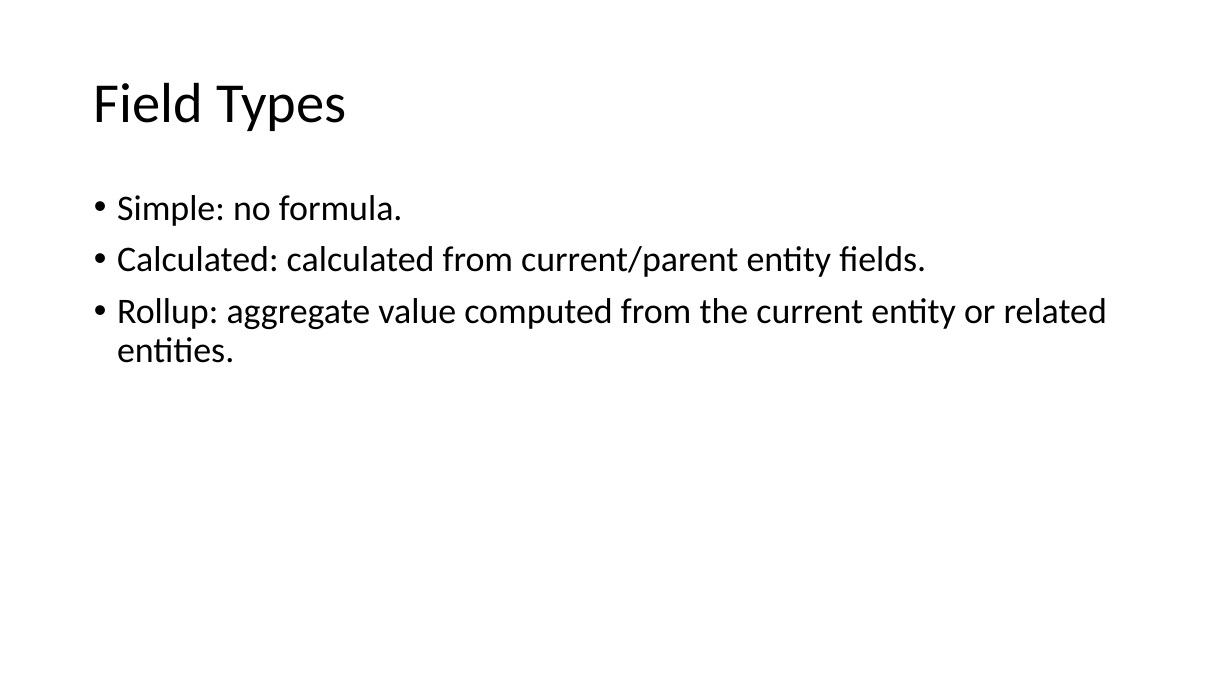
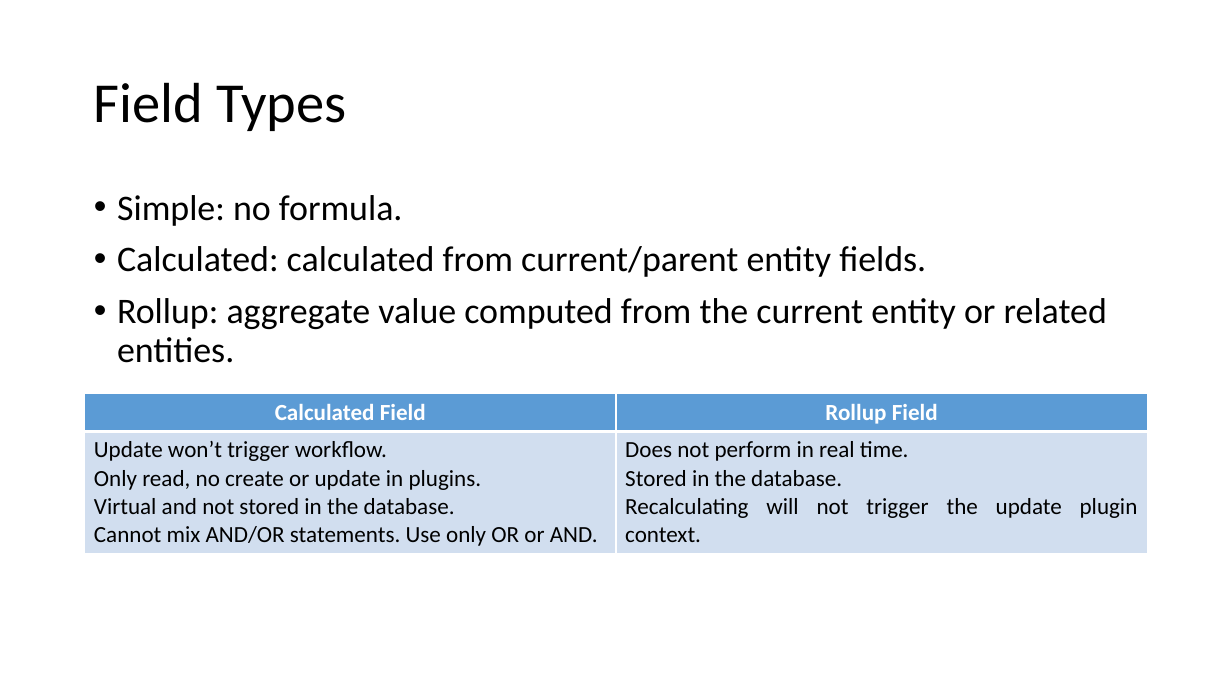
Before and after one commit to hevilhuy/Reports, a slide deck: slide 5 of Document/Report 2.pptx (slide 4 before the commit). Drawn at 1232x693 pixels with LibreOffice and Linux fonts; fonts in the diff are those of the drawing. Boxes give left, top, right and bottom in pixels: in the first picture for what was removed or moved away, otherwise in the second. Text is boxed around its words. In the diff, an @@ line names an element or a change of style, - is before the commit and + after.

```diff
--- a/Document/Report 2.pptx
+++ b/Document/Report 2.pptx
@@ table added at (85,394,1148,552), 2 rows, 2 columns @@
+Calculated Field | Rollup Field
+Update won’t trigger workflow. / Only read, no create or update in plugins. / Virtual and not stored in the database. / Cannot mix AND/OR statements. Use only OR or AND. | Does not perform in real time. / Stored in the database. / Recalculating will not trigger the update plugin context.
```
Also in this commit, not shown: 1 other slide changed, 26 slides added, 1 slide removed, 1 other file.
